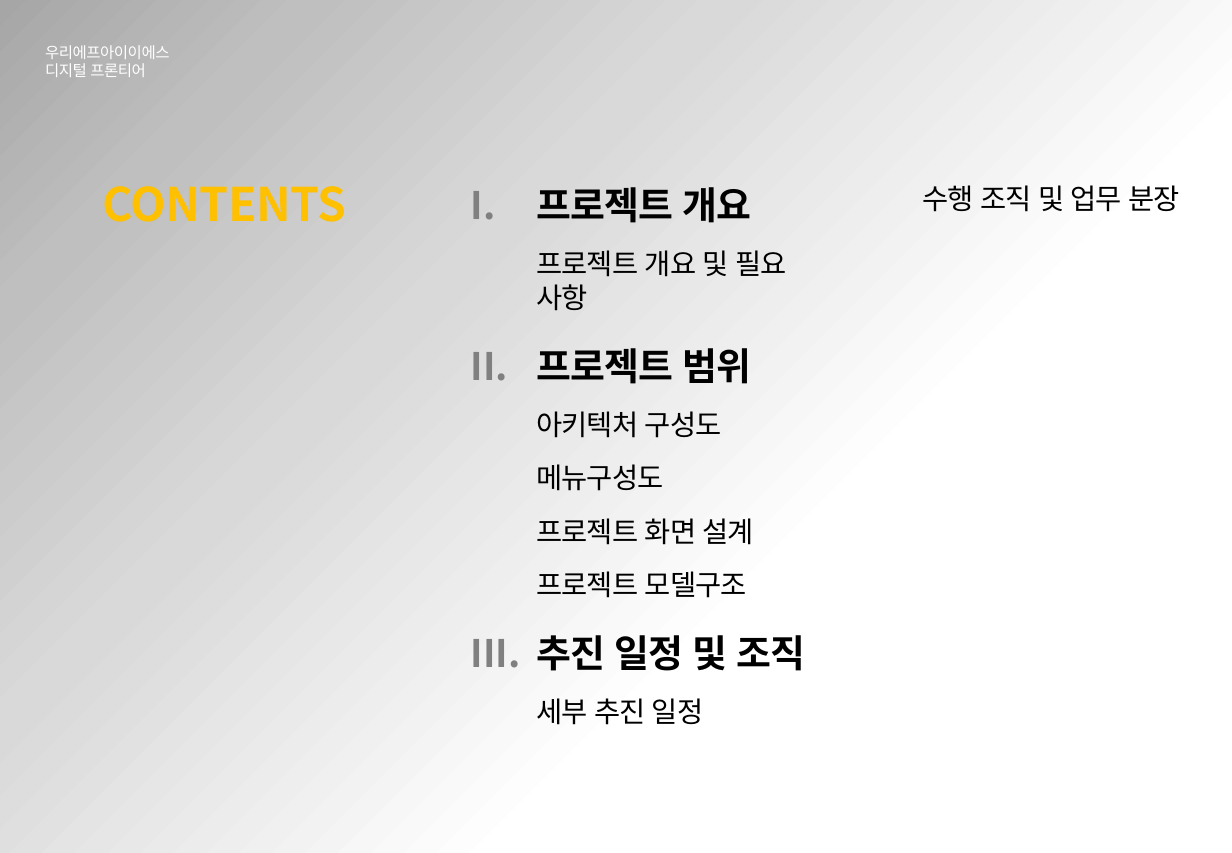
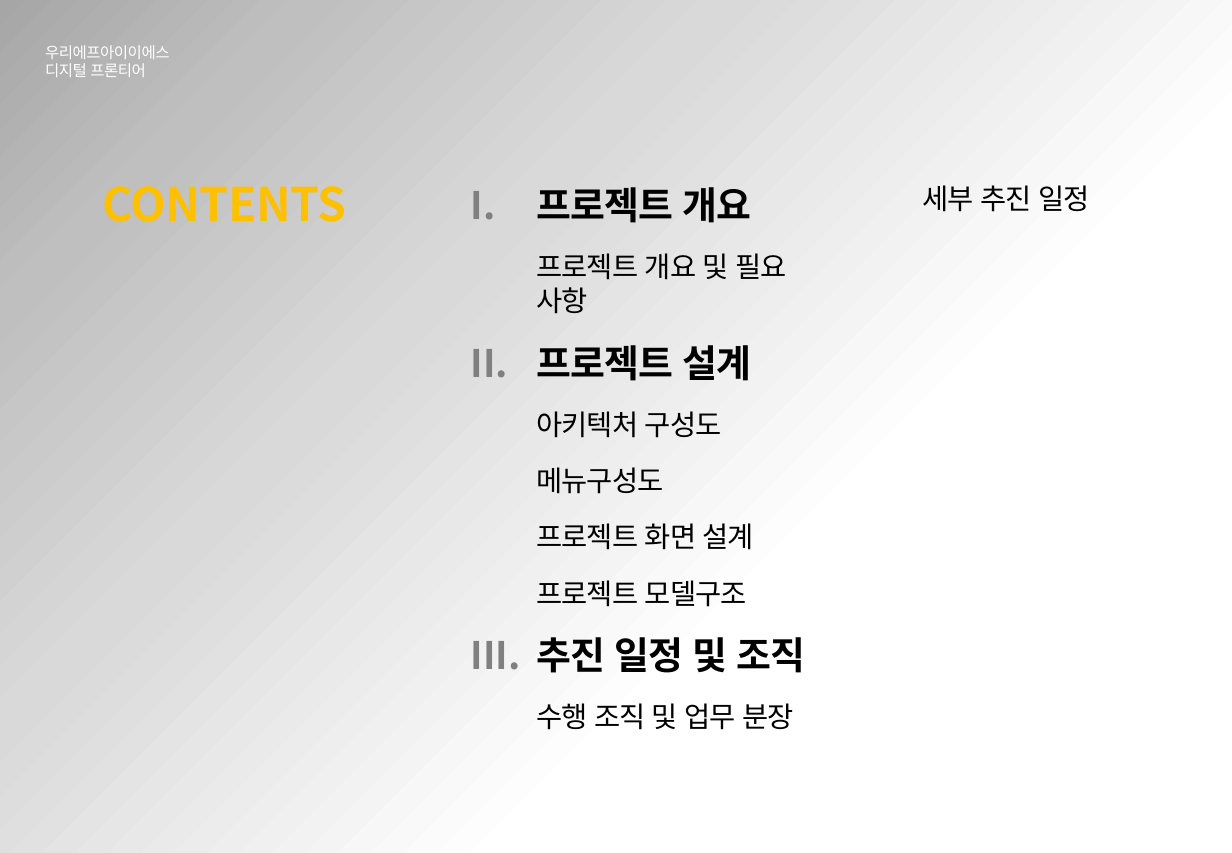
Before and after one commit to chaegon/DigitalFrontier, a slide deck: slide 2 of 산출물/00.보고서/AI3팀_펀더멘탈 분석을 통한 주식 추천 서비스_착수보고서.pptx. Drawn at 1232x853 pixels with LibreOffice and Linux fonts; fonts in the diff are those of the drawing; background and template pictures are left out. Boxes give left, top, right and bottom in pixels: in the first picture for what was removed or moved away, otherwise in the second. Text is boxed around its words. In the diff, an @@ line names an element or a change of style, - is before the commit and + after.

```diff
--- a/산출물/00.보고서/AI3팀_펀더멘탈 분석을 통한 주식 추천 서비스_착수보고서.pptx
+++ b/산출물/00.보고서/AI3팀_펀더멘탈 분석을 통한 주식 추천 서비스_착수보고서.pptx
@@ text at (x1=536, y1=185, x2=1089, y2=673): less space between paragraphs; more space between paragraphs @@
@@ text at (x1=922, y1=185, x2=1179, y2=212): paragraph removed @@
-  수행 조직 및 업무 분장
@@ text at (x1=536, y1=345, x2=751, y2=381): text changed @@
-II. 프로젝트 범위
+II. 프로젝트 설계
@@ text at (x1=536, y1=703, x2=793, y2=730): paragraph added @@
+  수행 조직 및 업무 분장
```
Also in this commit, not shown: 11 other slides changed, 1 other file.
